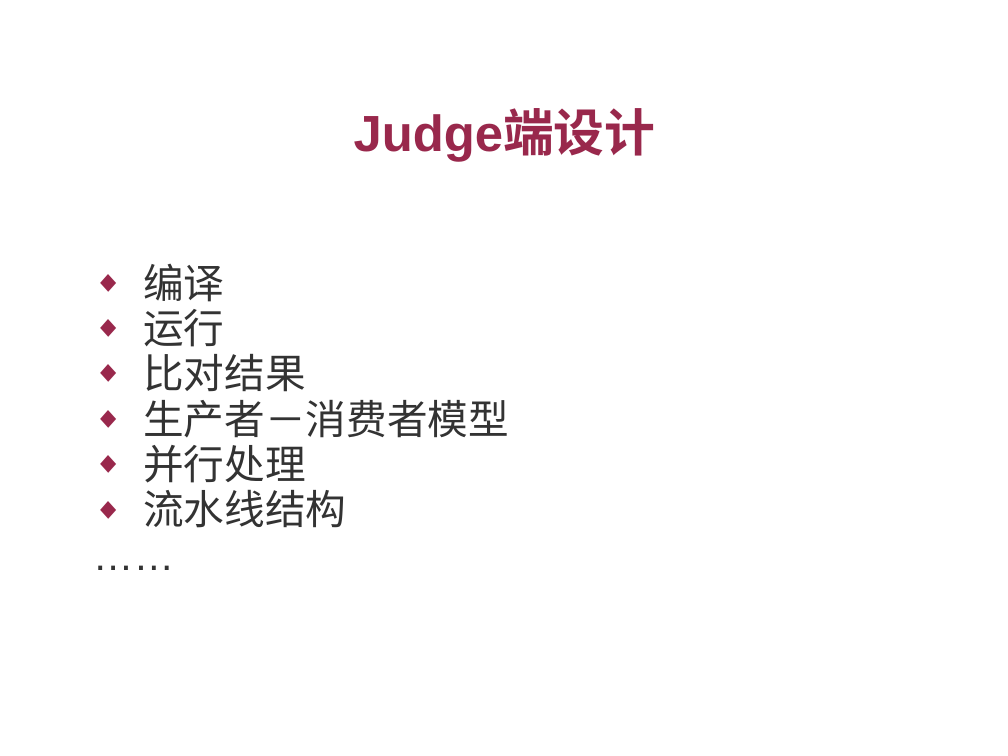
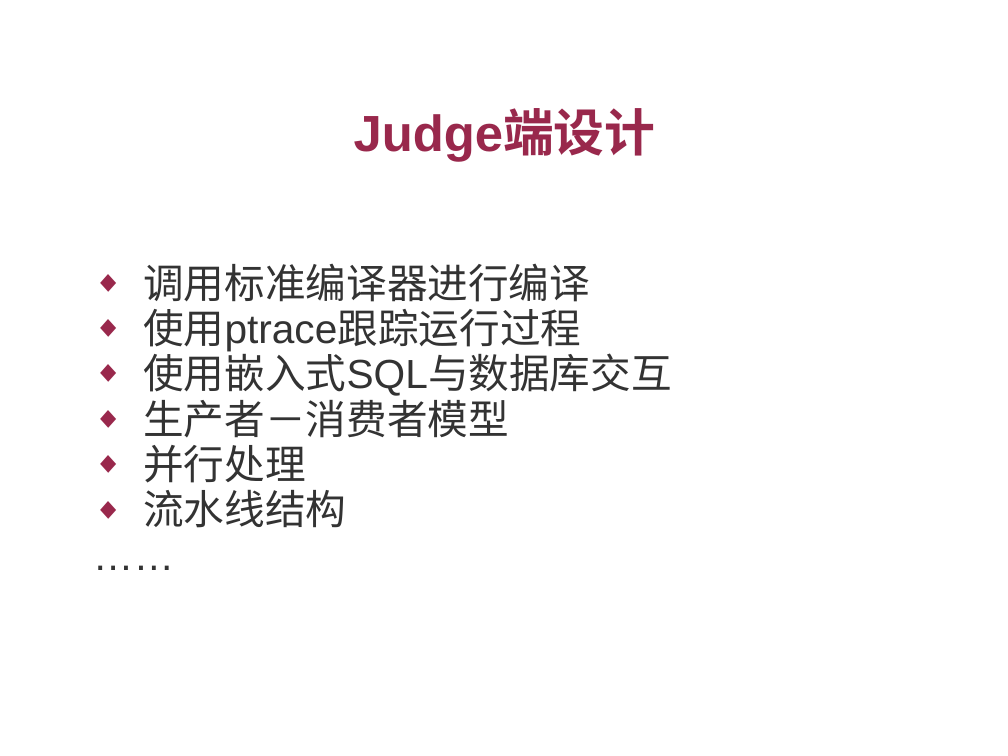
Before and after one commit to 1e0ng/soj-legacy, a slide deck: slide 7 of doc/SOJPresentation.ppt. Drawn at 1008x756 pixels with LibreOffice and Linux fonts; fonts in the diff are those of the drawing; background and template pictures are left out. Boxes give left, top, right and bottom in pixels: in the first picture for what was removed or moved away, otherwise in the second. Text is boxed around its words. In the diff, an @@ line names an element or a change of style, - is before the commit and + after.

```diff
--- a/doc/SOJPresentation.ppt
+++ b/doc/SOJPresentation.ppt
@@ text at [143,264,672,396]: text changed @@
-◆ 编译
-◆ 运行
-◆ 比对结果
+◆ 调用标准编译器进行编译
+◆ 使用ptrace跟踪运行过程
+◆ 使用嵌入式SQL与数据库交互
```
Also in this commit, not shown: 2 other slides changed, 1 slide added.
